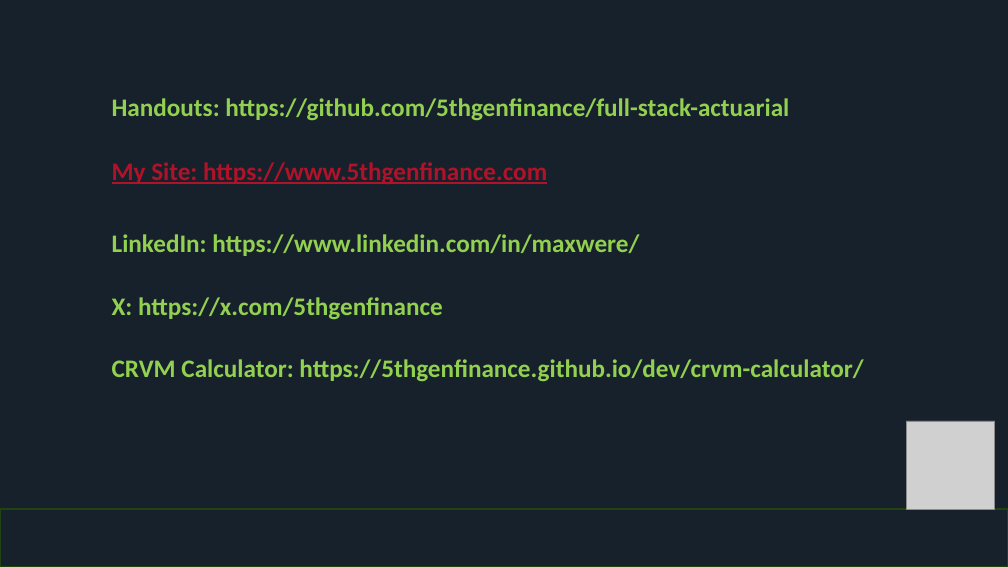
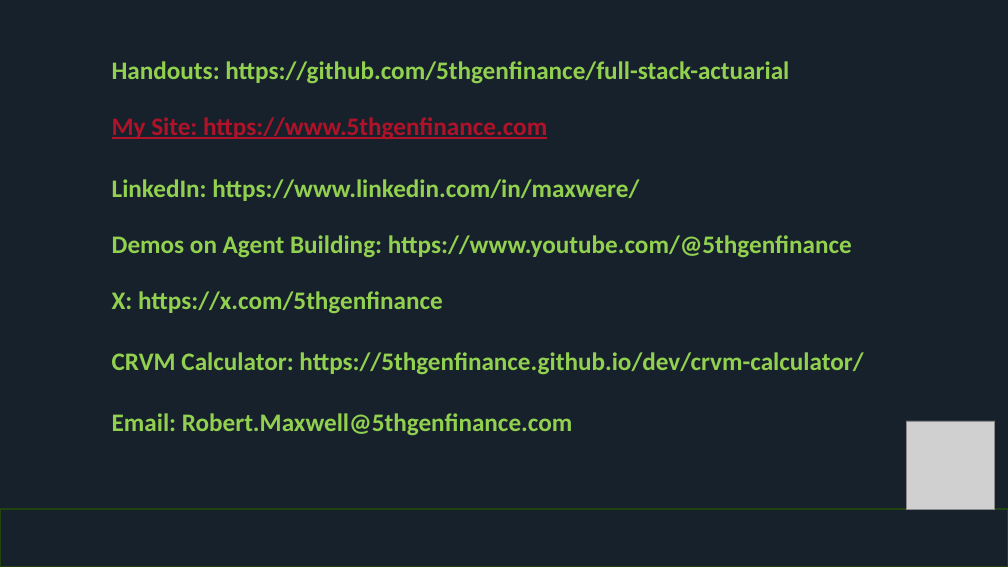
Before and after one commit to 5thgenfinance/full-stack-actuarial, a slide deck: slide 14 of Actuarial Generative Context Engineering Made Simple.pptx. Drawn at 1008x567 pixels with LibreOffice and Linux fonts; fonts in the diff are those of the drawing; grey boxes stand for pictures; background and template pictures are left out. Boxes give left, top, right and bottom in pixels: in the first picture for what was removed or moved away, otherwise in the second. Text is boxed around its words. In the diff, an @@ line names an element or a change of style, - is before the commit and + after.

Commit message:
Finalized Powerpoint

```diff
--- a/Actuarial Generative Context Engineering Made Simple.pptx
+++ b/Actuarial Generative Context Engineering Made Simple.pptx
@@ text "Handouts: https://github.com/5thgenfinance/full-stack-actuar ...": place and size @@
-text "Handouts: https://github.com/5thgenfinance/full-stack-actuar ..." at (112,98,789,121)
+text "Handouts: https://github.com/5thgenfinance/full-stack-actuar ..." at (112,61,789,84)
@@ text "My Site: https://www.5thgenfinance.com": place and size @@
-text "My Site: https://www.5thgenfinance.com" at (112,162,547,184)
+text "My Site: https://www.5thgenfinance.com" at (112,117,547,139)
@@ text "LinkedIn: https://www.linkedin.com/in/maxwere/": place and size @@
-text "LinkedIn: https://www.linkedin.com/in/maxwere/" at (112,234,639,256)
+text "LinkedIn: https://www.linkedin.com/in/maxwere/" at (112,179,639,201)
@@ text added at (112,235,852,258), 24 pt, text #92D050, bold @@
+Demos on Agent Building: https://www.youtube.com/@5thgenfinance
@@ text "X: https://x.com/5thgenfinance": place and size @@
-text "X: https://x.com/5thgenfinance" at (112,297,443,320)
+text "X: https://x.com/5thgenfinance" at (112,291,443,314)
@@ text "CRVM Calculator: https://5thgenfinance.github.io/dev/crvm-ca ...": place and size @@
-text "CRVM Calculator: https://5thgenfinance.github.io/dev/crvm-ca ..." at (112,359,863,382)
+text "CRVM Calculator: https://5thgenfinance.github.io/dev/crvm-ca ..." at (112,352,863,375)
@@ text added at (112,413,573,436), 24 pt, text #92D050, bold @@
+Email: Robert.Maxwell@5thgenfinance.com
```
